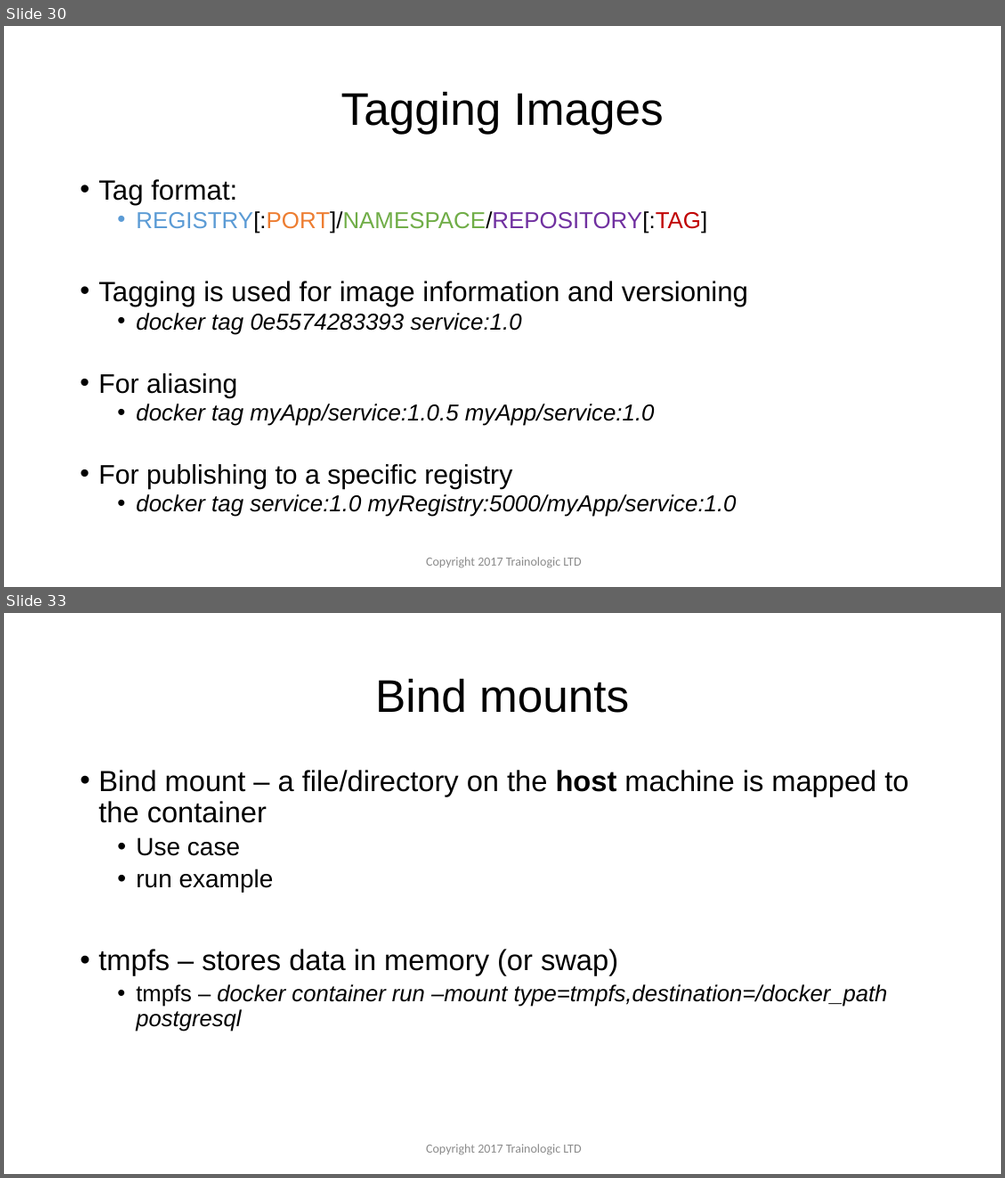
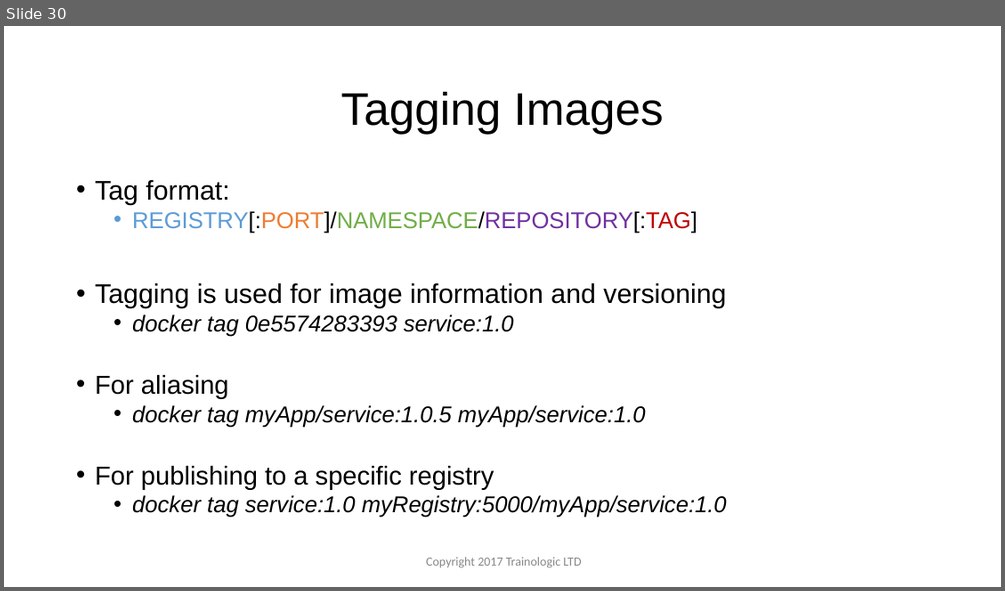
Before and after one commit to ColonelLanda/docker-meetup-2018, a slide deck: Docker - Meetup.pptx. Shown one above the other, each under a label of ours: slides 30 and 33 before the commit, slide 30 after it; the slides between them are not shown. The pictures are 1005x1178 and 1005x591 pixels, drawn with LibreOffice and Linux fonts; fonts in the diff are those of the drawing; background and template pictures are left out. Boxes give left, top, right and bottom in pixels: in the first picture for what was removed or moved away, otherwise in the second. Text is boxed around its words. In the diff, an @@ line names an element or a change of style, - is before the commit and + after.

```diff
--- a/Docker - Meetup.pptx
+++ b/Docker - Meetup.pptx
@@ slide 33 removed at (4,613,1001,1174), background #FFFFFF @@
@@ title removed at (375,678,629,713) @@
-Bind mounts
@@ text removed at (98,770,908,1031) @@
-• Bind mount – a file/directory on the host machine is mapped to the container
-  • Use case
-  • run example
-• tmpfs – stores data in memory (or swap)
-  • tmpfs – docker container run –mount type=tmpfs,destination=/docker_path postgresql
@@ text removed at (426,1143,581,1155) @@
-Copyright 2017 Trainologic LTD
@@ slide 30 changed as well @@
@@ text "Tag format:" at (95,180,727,517): size 26.8 to 26 pt in "Tag format:", "Tagging is used for image information and ..."; size 22.2 to 22 pt in "REGISTRY[:PORT]/NAMESPACE/REPOSITORY[:TAG]", "docker tag 0e5574283393 service:1.0", "docker tag myApp/service:1.0.5 myApp/service:1.0", "docker tag service:1.0 myRegistry:5000/myApp/service:1.0"; size 25.9 to 25 pt in "For aliasing", "For publishing to a specific registry"; line spacing 0.8 to 0.81 @@
```
Also in this commit, not shown: 35 other slides changed, 2 slides added, 4 other slides removed, 1 other file.
